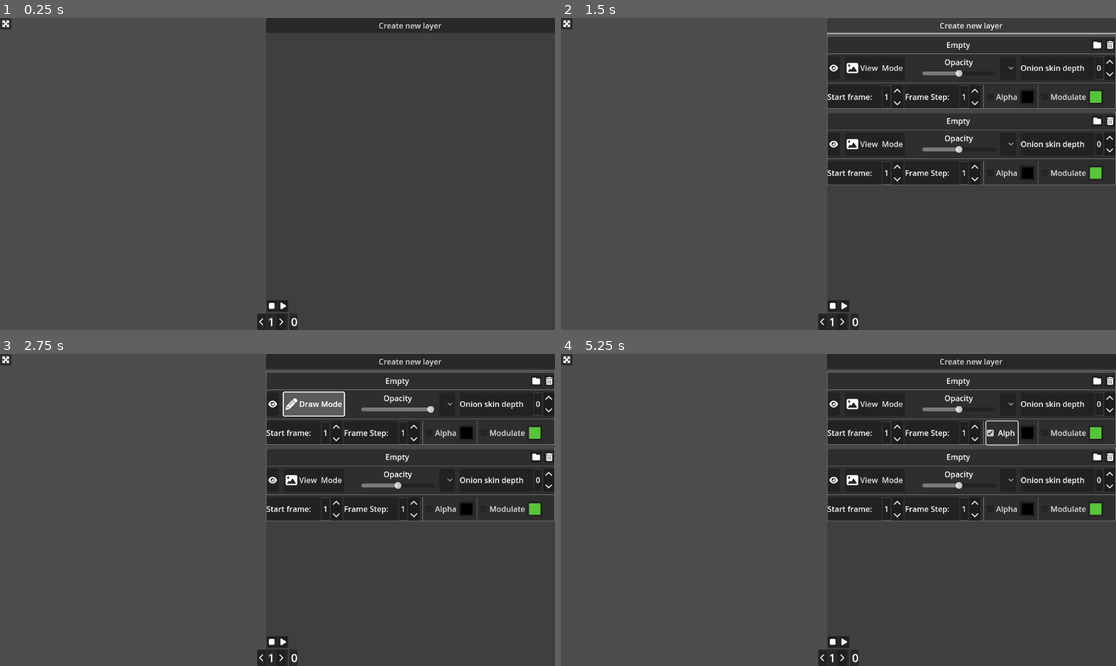
Above: before the commit, frames 1-4 (two rows, left to right).
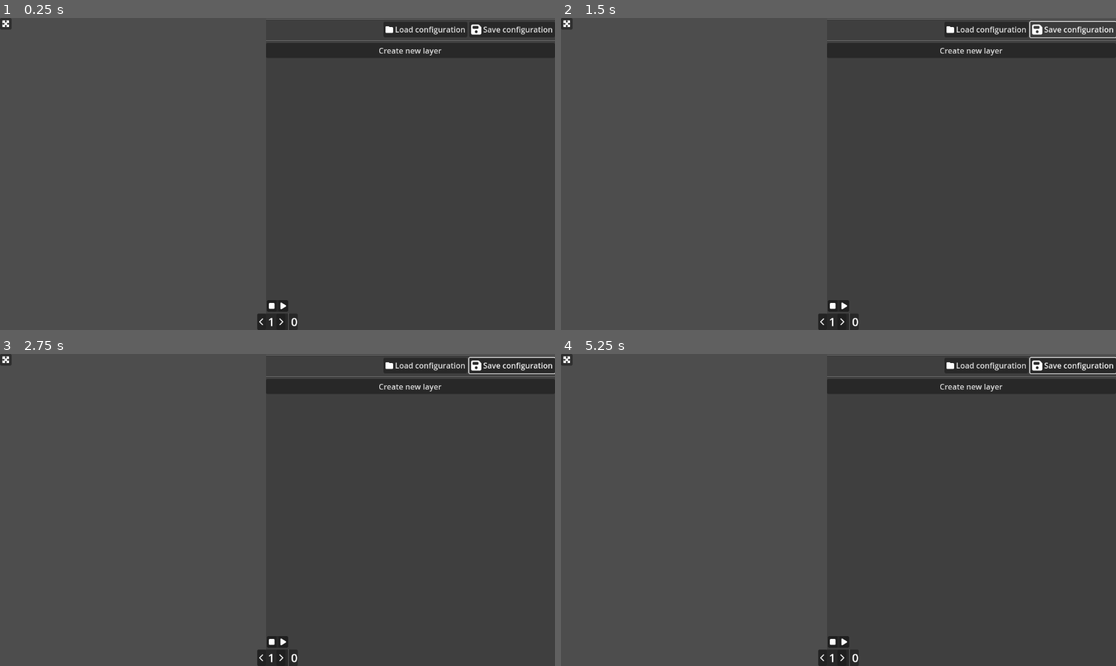
Above: after the commit, the same moments.

Repository: NectoT/GodotLayeredSlideshows
Game: Godot game, scene res://scenes/App.tscn
The game is run twice, just before and just after one commit, with the same random seed, the same clock (stepped at 60 frames per second) and the same inputs.
Inputs (mouse positions are in pixels of both pictures, inside the frame that each line leads up to):
- Up to frame 1 (0.25 s): no input
- Up to frame 2 (1.5 s): click (988, 30) at 0.5 s, where only the run after the commit has a clickable "Load configuration"; click (1071, 30) at 1.25 s, where only the run after the commit has a clickable "Save configuration"
- Up to frame 3 (2.75 s): click (316, 403) at 2 s, where only the run before the commit has a clickable "View Mode"
- Up to frame 4 (5.25 s): click (877, 403) at 2.75 s, where only the run before the commit has a clickable "Draw Mode"; click (1110, 397) at 3.52 s; click (1110, 410) at 4.27 s; click (999, 432) at 5 s, where only the run before the commit has a clickable "Alpha"

The runs differ from the first frame. In frame 1, 0.8% of the frame differs, in the area x 47-100%, y 0-13%; in frame 2, 12%, in the area x 47-100%, y 0-54%; in frame 3, 12%; in frame 4, 12%.

Commit message:
Возможность сохранения и загрузки конфигурации слоёв

Diff:
--- /dev/null
+++ b/icons/floppy-disk-solid.svg
@@ -0,0 +1 @@
+<svg xmlns="http://www.w3.org/2000/svg" height="16" width="14" viewBox="0 0 448 512"><!--!Font Awesome Free 6.5.1 by @fontawesome - https://fontawesome.com License - https://fontawesome.com/license/free Copyright 2024 Fonticons, Inc.--><path opacity="1" fill="#ffffff" d="M64 32C28.7 32 0 60.7 0 96V416c0 35.3 28.7 64 64 64H384c35.3 0 64-28.7 64-64V173.3c0-17-6.7-33.3-18.7-45.3L352 50.7C340 38.7 323.7 32 306.7 32H64zm0 96c0-17.7 14.3-32 32-32H288c17.7 0 32 14.3 32 32v64c0 17.7-14.3 32-32 32H96c-17.7 0-32-14.3-32-32V128zM224 288a64 64 0 1 1 0 128 64 64 0 1 1 0-128z"/></svg>
--- a/main.gd
+++ b/main.gd
@@ -51,13 +51,46 @@
 	current_frame_label.text = str(current_frame)
 	total_frames_label.text = str(total_frames)
 
+
+func _save_layers_config(path: String):
+	var config = ConfigFile.new()
+
+	var layer_configs: Array[LayerConfig] = []
+	layer_configs.assign(layers_interface.get_children())
+	for i in range(len(layer_configs)):
+		layer_configs[i].save_to_config_file(config, 'Layer' + str(i))
+
+	if not path.ends_with('.ini'):
+		path += '.ini'
+	config.save(path)
+
+
+func _load_layers_config(path: String):
+	var config = ConfigFile.new()
+	config.load(path)
+
+	for node in display.get_children():
+		node.queue_free()
+	for node in layers_interface.get_children():
+		node.queue_free()
+
+	var sections = config.get_sections()
+	#sections.sort()
+	sections.reverse()
+
+	for section in sections:
+		var layer_config_instance = _create_layer()
+		layer_config_instance.load_from_config_file(config, section)
+
+
 func _previous_frame():
 	current_frame -= 1
 
 func _next_frame():
 	current_frame += 1
 
-func _create_layer():
+## Создаёт слой и настройки к нему. Возвращает настройки
+func _create_layer() -> LayerConfig:
 	var layer_instance = layer.instantiate() as Layer
 	layer_instance.current_frame = current_frame
 
@@ -71,6 +104,8 @@
 	display.add_child(layer_instance)
 	layers_interface.add_child(config_instance)
 	layers_interface.move_child(config_instance, 0)
+
+	return config_instance
 
 
 func _on_layer_soloed(soloed_config: LayerConfig):
--- a/scenes/App.tscn
+++ b/scenes/App.tscn
@@ -1,11 +1,13 @@
-[gd_scene load_steps=11 format=3 uid="uid://cm171rearli5x"]
+[gd_scene load_steps=13 format=3 uid="uid://cm171rearli5x"]
 
 [ext_resource type="Script" path="res://main.gd" id="1_qk8ce"]
 [ext_resource type="PackedScene" uid="uid://cpo5iec4glmja" path="res://scenes/LayerDisplay.tscn" id="2_eba48"]
 [ext_resource type="PackedScene" uid="uid://xuhx2e6vglvy" path="res://scenes/LayerConfig.tscn" id="3_5nyrh"]
+[ext_resource type="Texture2D" uid="uid://b6hxhrrotxtl5" path="res://icons/floppy-disk-solid.svg" id="4_4jn7r"]
 [ext_resource type="Texture2D" uid="uid://brpo7atj3nrwb" path="res://icons/chevron-left-solid.svg" id="4_dytnr"]
 [ext_resource type="Texture2D" uid="uid://dlww632quv8fd" path="res://icons/chevron-right-solid.svg" id="4_kc8da"]
 [ext_resource type="Texture2D" uid="uid://daq4l8c24vic8" path="res://icons/stop-solid.svg" id="4_o88ys"]
+[ext_resource type="Texture2D" uid="uid://3nb4c68eiu8d" path="res://icons/folder-solid.svg" id="4_sfkxq"]
 [ext_resource type="Texture2D" uid="uid://8mjakyitmy1b" path="res://icons/play-solid.svg" id="5_jsmty"]
 [ext_resource type="LabelSettings" uid="uid://bg1npmc75mf45" path="res://themes/label_settings.tres" id="7_4paol"]
 [ext_resource type="Texture2D" uid="uid://b5m374ryayo1c" path="res://icons/maximize-solid.svg" id="9_uivg3"]
@@ -64,6 +66,42 @@
 [node name="VBoxContainer" type="VBoxContainer" parent="Interface/Interface/ScrollContainer"]
 layout_mode = 2
 size_flags_horizontal = 3
+
+[node name="HSeparator" type="HSeparator" parent="Interface/Interface/ScrollContainer/VBoxContainer"]
+layout_mode = 2
+
+[node name="HBoxContainer" type="HBoxContainer" parent="Interface/Interface/ScrollContainer/VBoxContainer"]
+layout_mode = 2
+alignment = 2
+
+[node name="LoadConfigButton" type="Button" parent="Interface/Interface/ScrollContainer/VBoxContainer/HBoxContainer"]
+layout_mode = 2
+text = "Load configuration"
+icon = ExtResource("4_sfkxq")
+
+[node name="FileDialog" type="FileDialog" parent="Interface/Interface/ScrollContainer/VBoxContainer/HBoxContainer/LoadConfigButton"]
+title = "Open a File"
+ok_button_text = "Open"
+file_mode = 0
+access = 2
+filters = PackedStringArray("*.ini")
+use_native_dialog = true
+
+[node name="SaveConfigButton" type="Button" parent="Interface/Interface/ScrollContainer/VBoxContainer/HBoxContainer"]
+layout_mode = 2
+size_flags_horizontal = 8
+text = "Save configuration"
+icon = ExtResource("4_4jn7r")
+alignment = 0
+
+[node name="FileDialog" type="FileDialog" parent="Interface/Interface/ScrollContainer/VBoxContainer/HBoxContainer/SaveConfigButton"]
+ok_button_text = "Save"
+access = 2
+filters = PackedStringArray("*.ini")
+use_native_dialog = true
+
+[node name="HSeparator2" type="HSeparator" parent="Interface/Interface/ScrollContainer/VBoxContainer"]
+layout_mode = 2
 
 [node name="NewLayerButton" type="Button" parent="Interface/Interface/ScrollContainer/VBoxContainer"]
 layout_mode = 2
@@ -138,6 +176,10 @@
 offset_bottom = 8.0
 icon = ExtResource("9_uivg3")
 
+[connection signal="pressed" from="Interface/Interface/ScrollContainer/VBoxContainer/HBoxContainer/LoadConfigButton" to="Interface/Interface/ScrollContainer/VBoxContainer/HBoxContainer/LoadConfigButton/FileDialog" method="set_visible" binds= [true]]
+[connection signal="file_selected" from="Interface/Interface/ScrollContainer/VBoxContainer/HBoxContainer/LoadConfigButton/FileDialog" to="." method="_load_layers_config"]
+[connection signal="pressed" from="Interface/Interface/ScrollContainer/VBoxContainer/HBoxContainer/SaveConfigButton" to="Interface/Interface/ScrollContainer/VBoxContainer/HBoxContainer/SaveConfigButton/FileDialog" method="set_visible" binds= [true]]
+[connection signal="file_selected" from="Interface/Interface/ScrollContainer/VBoxContainer/HBoxContainer/SaveConfigButton/FileDialog" to="." method="_save_layers_config"]
 [connection signal="pressed" from="Interface/Interface/ScrollContainer/VBoxContainer/NewLayerButton" to="." method="_create_layer"]
 [connection signal="pressed" from="Interface/VBoxContainer/PanelContainer/PlayerContainer/StopButton" to="." method="_stop_frames"]
 [connection signal="pressed" from="Interface/VBoxContainer/PanelContainer/PlayerContainer/PlayButton" to="." method="_play_frames"]
--- a/scenes/LayerConfig.tscn
+++ b/scenes/LayerConfig.tscn
@@ -9,7 +9,6 @@
 [ext_resource type="Script" path="res://ui/toggle_button.gd" id="5_hekvm"]
 [ext_resource type="PackedScene" uid="uid://cp86txivesok6" path="res://scenes/NumberInput.tscn" id="5_vgt5k"]
 [ext_resource type="Texture2D" uid="uid://3nb4c68eiu8d" path="res://icons/folder-solid.svg" id="6_1oku5"]
-[ext_resource type="Script" path="res://ui/directory_button.gd" id="7_erxrs"]
 [ext_resource type="Texture2D" uid="uid://mxb361uj1fh6" path="res://icons/trash-can-solid.svg" id="8_5ebja"]
 [ext_resource type="Texture2D" uid="uid://d2wb4e7r2vo2j" path="res://icons/onion_first.svg" id="9_jcd0e"]
 
@@ -24,7 +23,7 @@
 [sub_resource type="StyleBoxFlat" id="StyleBoxFlat_u05gm"]
 bg_color = Color(0.180392, 0.180392, 0.180392, 0)
 
-[node name="LayerConfig" type="PanelContainer" node_paths=PackedStringArray("file_dialog", "visibility_button", "opacity_slider", "onion_skin_selector", "onion_skin_frame_input", "onion_skin_depth_input", "directory_name_label", "start_frame_input", "modulation_picker")]
+[node name="LayerConfig" type="PanelContainer" node_paths=PackedStringArray("file_dialog", "visibility_button", "mode_button", "opacity_slider", "onion_skin_selector", "onion_skin_frame_input", "onion_skin_depth_input", "directory_name_label", "start_frame_input", "frame_step_input", "alpha_checkbox", "alpha_picker", "modulation_checkbox", "modulation_picker")]
 custom_minimum_size = Vector2(0, 50)
 offset_right = 423.0
 offset_bottom = 50.0
@@ -32,12 +31,17 @@
 script = ExtResource("1_ttgk4")
 file_dialog = NodePath("VBoxContainer/HBoxContainer2/DirectoryButton/FileDialog")
 visibility_button = NodePath("VBoxContainer/HBoxContainer/VisibilityButton")
+mode_button = NodePath("VBoxContainer/HBoxContainer/ModeButton")
 opacity_slider = NodePath("VBoxContainer/HBoxContainer/OpacityContainer/OpacitySlider")
 onion_skin_selector = NodePath("VBoxContainer/HBoxContainer/OnionSkinOption")
 onion_skin_frame_input = NodePath("VBoxContainer/HBoxContainer/OnionSkinFrame")
 onion_skin_depth_input = NodePath("VBoxContainer/HBoxContainer/OnionSkinDepth")
 directory_name_label = NodePath("VBoxContainer/HBoxContainer2/DirectoryName")
 start_frame_input = NodePath("VBoxContainer/LowerSettings/StartFrame")
+frame_step_input = NodePath("VBoxContainer/LowerSettings/FrameStep")
+alpha_checkbox = NodePath("VBoxContainer/LowerSettings/HBoxContainer/AlphaCheckBox")
+alpha_picker = NodePath("VBoxContainer/LowerSettings/HBoxContainer/AlphaColorPicker")
+modulation_checkbox = NodePath("VBoxContainer/LowerSettings/HBoxContainer/ModulateCheckBox")
 modulation_picker = NodePath("VBoxContainer/LowerSettings/HBoxContainer/ModulateColorPicker")
 
 [node name="VBoxContainer" type="VBoxContainer" parent="."]
@@ -58,7 +62,6 @@
 [node name="DirectoryButton" type="Button" parent="VBoxContainer/HBoxContainer2"]
 layout_mode = 2
 icon = ExtResource("6_1oku5")
-script = ExtResource("7_erxrs")
 
 [node name="FileDialog" type="FileDialog" parent="VBoxContainer/HBoxContainer2/DirectoryButton"]
 title = "Open a Directory"
@@ -159,12 +162,12 @@
 [node name="VSeparator" type="VSeparator" parent="VBoxContainer/LowerSettings/HBoxContainer"]
 layout_mode = 2
 
-[node name="CheckBox" type="CheckBox" parent="VBoxContainer/LowerSettings/HBoxContainer"]
+[node name="AlphaCheckBox" type="CheckBox" parent="VBoxContainer/LowerSettings/HBoxContainer"]
 layout_mode = 2
 theme_override_styles/normal = SubResource("StyleBoxFlat_u05gm")
 text = "Alpha"
 
-[node name="ColorPickerButton" type="ColorPickerButton" parent="VBoxContainer/LowerSettings/HBoxContainer"]
+[node name="AlphaColorPicker" type="ColorPickerButton" parent="VBoxContainer/LowerSettings/HBoxContainer"]
 custom_minimum_size = Vector2(32, 32)
 layout_mode = 2
 size_flags_vertical = 4
@@ -194,7 +197,7 @@
 [connection signal="number_changed" from="VBoxContainer/HBoxContainer/OnionSkinFrame" to="." method="_on_onion_skin_frame_input_changed"]
 [connection signal="number_changed" from="VBoxContainer/LowerSettings/StartFrame" to="." method="_on_frame_start_input_changed"]
 [connection signal="number_changed" from="VBoxContainer/LowerSettings/FrameStep" to="." method="_on_frame_step_input_changed"]
-[connection signal="toggled" from="VBoxContainer/LowerSettings/HBoxContainer/CheckBox" to="." method="_on_alpha_checkbox_toggled"]
-[connection signal="color_changed" from="VBoxContainer/LowerSettings/HBoxContainer/ColorPickerButton" to="." method="_on_alpha_color_changed"]
+[connection signal="toggled" from="VBoxContainer/LowerSettings/HBoxContainer/AlphaCheckBox" to="." method="_on_alpha_checkbox_toggled"]
+[connection signal="color_changed" from="VBoxContainer/LowerSettings/HBoxContainer/AlphaColorPicker" to="." method="_on_alpha_color_changed"]
 [connection signal="toggled" from="VBoxContainer/LowerSettings/HBoxContainer/ModulateCheckBox" to="." method="_on_modulation_toggled"]
 [connection signal="color_changed" from="VBoxContainer/LowerSettings/HBoxContainer/ModulateColorPicker" to="." method="_on_modulation_color_picked"]
--- a/ui/layer_settings.gd
+++ b/ui/layer_settings.gd
@@ -9,11 +9,30 @@
 	var opacity = 0.5
 	var is_visible = true
 
+	func save_to_config_file(config_file: ConfigFile, layer_section: String, mode_name: String):
+		for property_dict in get_property_list():
+			if property_dict['usage'] & PROPERTY_USAGE_SCRIPT_VARIABLE == 0:
+				continue
+
+			var name = property_dict['name'] as String
+			config_file.set_value(layer_section, mode_name + '_' + name, get(name))
+
+	func load_from_config_file(config_file: ConfigFile, layer_section: String, mode_name: String):
+		var keys = config_file.get_section_keys(layer_section)
+		for key in keys:
+			if key.begins_with(mode_name + '_'):
+				var property_name = key.trim_prefix(mode_name + '_')
+				set(property_name, config_file.get_value(layer_section, key))
+
 signal layer_display_deleted
 signal layer_soloed
 
+@export_group('UI Elements')
 @export var file_dialog: FileDialog
+
 @export var visibility_button: ToggleButton
+
+@export var mode_button: ToggleButton
 
 @export var opacity_slider: HSlider
 @export var onion_skin_selector: OptionButton
@@ -23,7 +42,12 @@
 @export var directory_name_label: Label
 
 @export var start_frame_input: NumberInput
-
+@export var frame_step_input: NumberInput
+
+@export var alpha_checkbox: CheckBox
+@export var alpha_picker: ColorPickerButton
+
+@export var modulation_checkbox: CheckBox
 @export var modulation_picker: ColorPickerButton
 
 var layer: Layer:
@@ -41,14 +65,65 @@
 		current_settings = value
 		if layer != null:
 			_apply_settings(layer, value)
-			_sync_ui_with_settings(value)
+			_sync_ui_with_mode_settings(value)
 
 var modulation_enabled = false
 
 func _ready() -> void:
 	file_dialog.dir_selected.connect(_on_directory_selected)
 	draw_settings.opacity = 1
-	_sync_ui_with_settings(current_settings)
+	_sync_ui_with_mode_settings(current_settings)
+
+
+func save_to_config_file(config_file: ConfigFile, layer_section: String):
+	draw_settings.save_to_config_file(config_file, layer_section, 'draw_mode')
+	view_settings.save_to_config_file(config_file, layer_section, 'view_mode')
+
+	config_file.set_value(layer_section, 'dir_path', layer.dir_path)
+	config_file.set_value(layer_section, 'mode', layer.mode)
+	config_file.set_value(layer_section, 'frame_step', layer.frame_step)
+	config_file.set_value(layer_section, 'start_file_index', layer.start_file_index)
+	config_file.set_value(layer_section, 'modulation_enabled', modulation_enabled)
+	config_file.set_value(layer_section, 'modulation', modulation_picker.color)
+	config_file.set_value(layer_section, 'alpha_enabled', layer.alpha_enabled)
+	config_file.set_value(layer_section, 'alpha_color', layer.alpha_color)
+
+
+func load_from_config_file(config_file: ConfigFile, layer_section: String):
+	_set_layer_mode(config_file.get_value(layer_section, 'mode', 0))
+	mode_button.enabled = layer.mode == Layer.Mode.DRAW
+
+	draw_settings.load_from_config_file(config_file, layer_section, 'draw_mode')
+	view_settings.load_from_config_file(config_file, layer_section, 'view_mode')
+	_apply_settings(layer, current_settings)
+
+	layer.dir_path = config_file.get_value(layer_section, 'dir_path', "")
+	directory_name_label.text = layer.dir_path.split('\\')[-1]
+
+	layer.frame_step = config_file.get_value(layer_section, 'frame_step', 1)
+	frame_step_input.number = layer.frame_step
+
+	layer.start_file_index = config_file.get_value(layer_section, 'start_file_index', 0)
+	start_frame_input.number = layer.start_file_index
+	if layer.start_file_index >= 0:
+		start_frame_input.number += 1
+
+	modulation_enabled = config_file.get_value(layer_section, 'modulation_enabled', false)
+	modulation_checkbox.button_pressed = modulation_enabled
+
+	modulation_picker.color = config_file.get_value(layer_section, 'modulation', Color.BLUE)
+	if modulation_enabled:
+		_set_layer_modulation(modulation_picker.color)
+	else:
+		_set_layer_modulation(Color.WHITE)
+
+	layer.alpha_enabled = config_file.get_value(layer_section, 'alpha_enabled', false)
+	alpha_checkbox.button_pressed = layer.alpha_enabled
+
+	layer.alpha_color = config_file.get_value(layer_section, 'alpha_color', Color.BLACK)
+	alpha_picker.color = layer.alpha_color
+
+	_sync_ui_with_mode_settings(current_settings)
 
 
 func _on_opacity_slider_changed(value: float):
@@ -113,12 +188,18 @@
 
 func _on_mode_button_pressed():
 	if layer.mode == Layer.Mode.DRAW:
+		_set_layer_mode(Layer.Mode.VIEW)
+	else:
+		_set_layer_mode(Layer.Mode.DRAW)
+
+
+func _set_layer_mode(mode: Layer.Mode):
+	if mode == Layer.Mode.DRAW:
+		layer.mode = Layer.Mode.DRAW
+		current_settings = draw_settings
+	else:
 		layer.mode = Layer.Mode.VIEW
 		current_settings = view_settings
-	else:
-		layer.mode = Layer.Mode.DRAW
-		current_settings = draw_settings
-
 
 func _on_frame_step_input_changed(number: int):
 	layer.frame_step = number
@@ -127,10 +208,11 @@
 func _on_frame_start_input_changed(number: int):
 	if number == 0:  # Пропускаем ноль
 		if layer.start_file_index == 0:
+			number = -1
 			start_frame_input.number = -1
 		else:
+			number = 1
 			start_frame_input.number = 1
-		return
 
 	layer.start_file_index = number - 1 if number > 0 else number
 
@@ -164,7 +246,7 @@
 
 ## Синхронизирует значения в UI-элементах, отвечающих за настройки, связанные
 ## с режимом слоя
-func _sync_ui_with_settings(settings: ModeSettings):
+func _sync_ui_with_mode_settings(settings: ModeSettings):
 	opacity_slider.value = settings.opacity
 	onion_skin_selector.select(settings.onion_skin_mode - 1)
 	onion_skin_frame_input.number = settings.onion_skin_frame
--- a/ui/number_input.gd
+++ b/ui/number_input.gd
@@ -16,7 +16,6 @@
 		if value < min_number:
 			return
 		number = value
-		number_changed.emit(number)
 
 		if not is_node_ready():
 			await ready
@@ -27,9 +26,17 @@
 @onready var _number_label: Label = %NumberLabel
 
 
+## Устанавливает значение хранящегося числа и передаёт сигнал, если число поменялось
+func change_number(new_number: int):
+	var prev_number = number
+	number = new_number
+	if number != prev_number:
+		number_changed.emit(number)
+
+
 func _on_up_button_pressed():
-	number += 1
+	change_number(number + 1)
 
 
 func _on_down_button_pressed():
-	number -= 1
+	change_number(number - 1)
Not shown, changed: icons/floppy-disk-solid.svg.import
Not shown: 1 places in scenes/LayerConfig.tscn that only renumber resources
